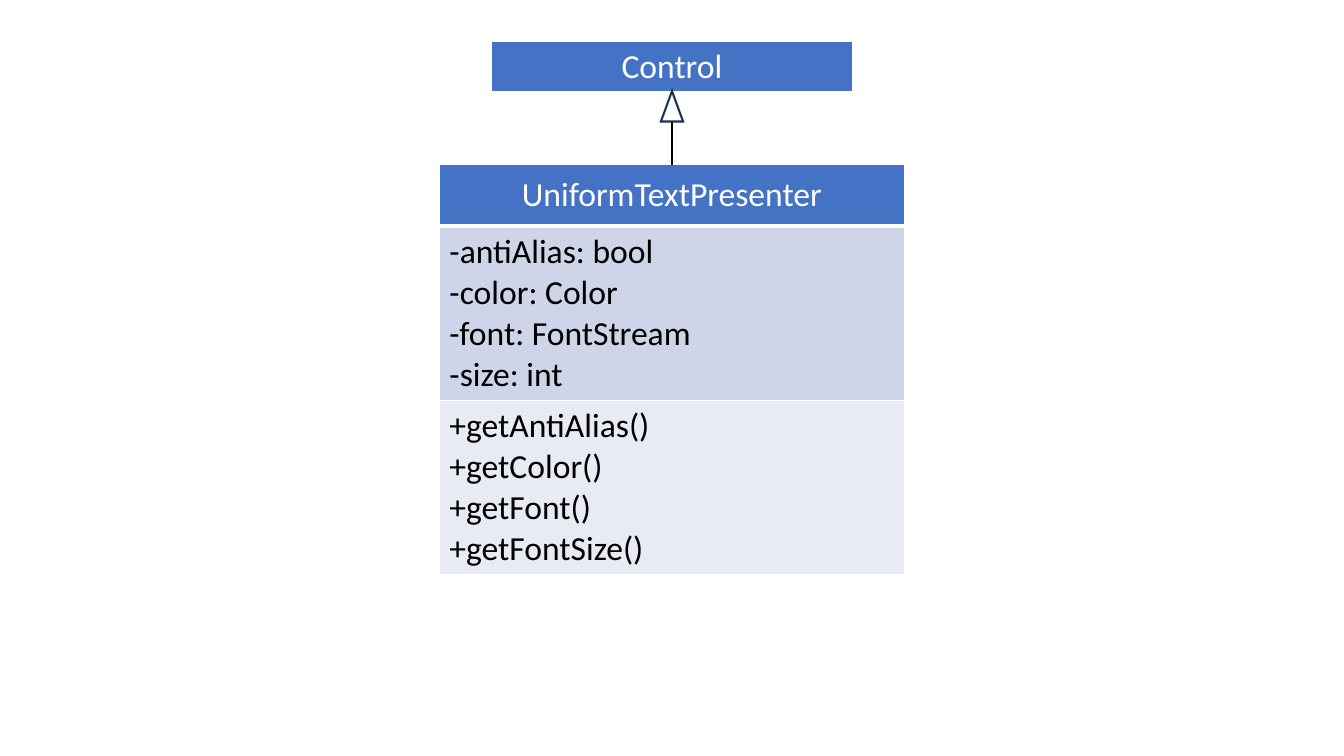
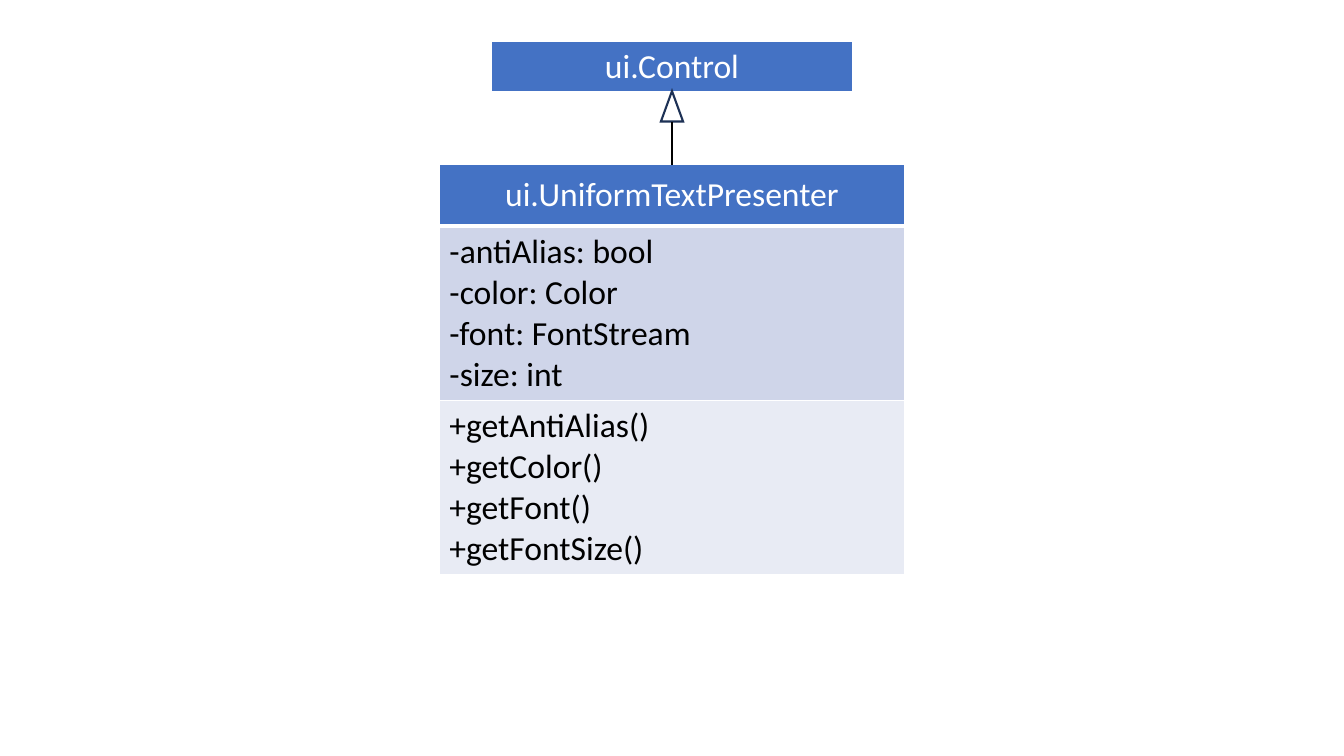
Before and after one commit to wertolf/vocabulary-builder, a slide deck: slide 5 of documentation/diagrams.pptx. Drawn at 1344x756 pixels with LibreOffice and Linux fonts; fonts in the diff are those of the drawing. Boxes give left, top, right and bottom in pixels: in the first picture for what was removed or moved away, otherwise in the second. Text is boxed around its words. In the diff, an @@ line names an element or a change of style, - is before the commit and + after.

```diff
--- a/documentation/diagrams.pptx
+++ b/documentation/diagrams.pptx
@@ table at (492, 41, 853, 92) @@
-row 1, column 1: Control
+row 1, column 1: ui.Control
@@ table at (440, 165, 905, 570) @@
-row 1, column 1: UniformTextPresenter
+row 1, column 1: ui.UniformTextPresenter
```
Also in this commit, not shown: 3 other slides changed, 12 slides added, 12 other files.
